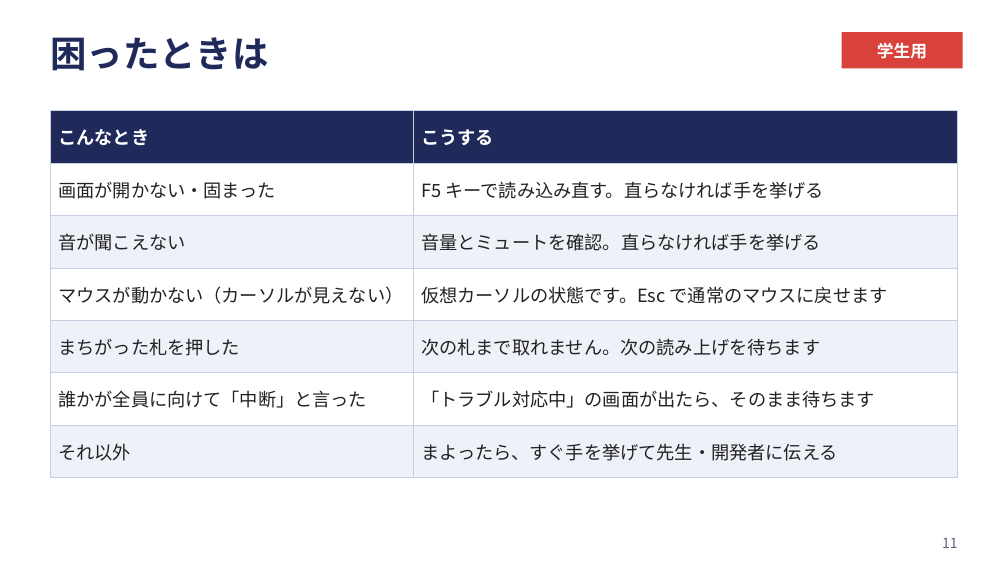
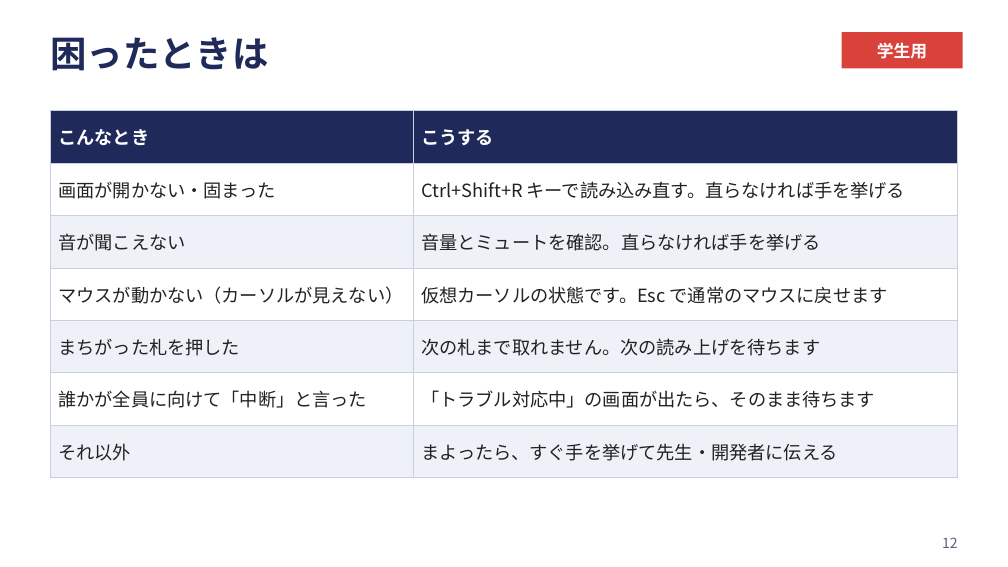
Before and after one commit to watanabekou0708-bot/e-karuta, a slide deck: slide 12 of 手順書/当日手順書_学生用.pptx (slide 11 before the commit). Drawn at 1008x567 pixels with LibreOffice and Linux fonts; fonts in the diff are those of the drawing. Boxes give left, top, right and bottom in pixels: in the first picture for what was removed or moved away, otherwise in the second. Text is boxed around its words. In the diff, an @@ line names an element or a change of style, - is before the commit and + after.

```diff
--- a/手順書/当日手順書_学生用.pptx
+++ b/手順書/当日手順書_学生用.pptx
@@ table at box(50, 111, 958, 465) @@
-row 2, column 2: F5 キーで読み込み直す。直らなければ手を挙げる
+row 2, column 2: Ctrl+Shift+R キーで読み込み直す。直らなければ手を挙げる
@@ page number at box(942, 537, 958, 548): text changed @@
-11
+12
```
Also in this commit, not shown: 4 other slides changed, 1 slide added, 2 other files.
